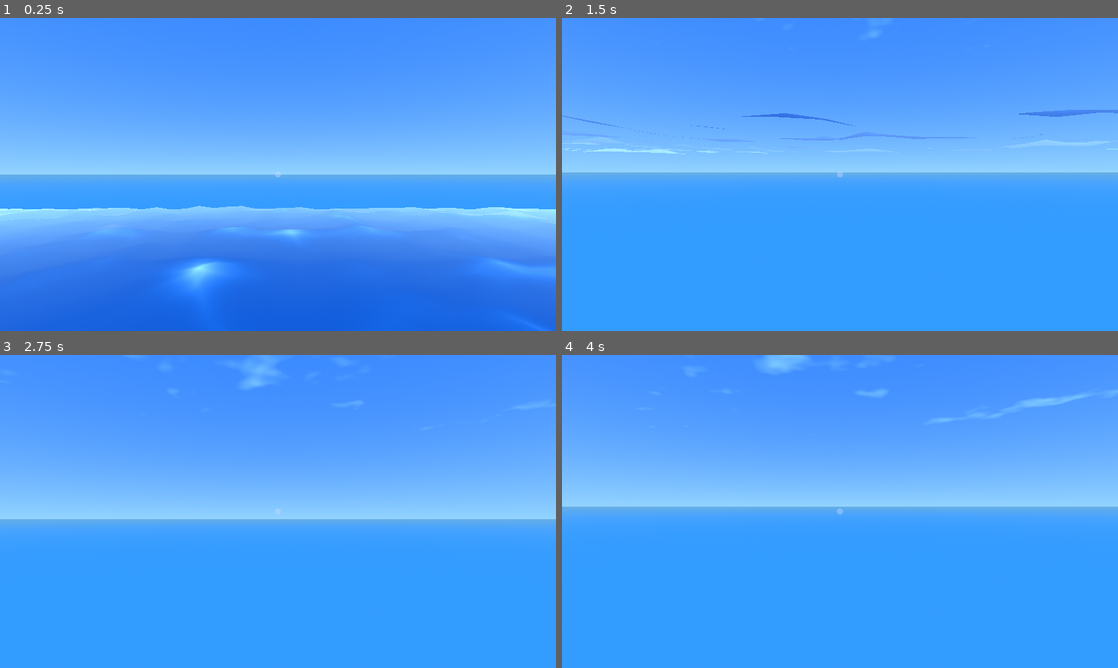
Above: before the commit, frames 1-4 (two rows, left to right).
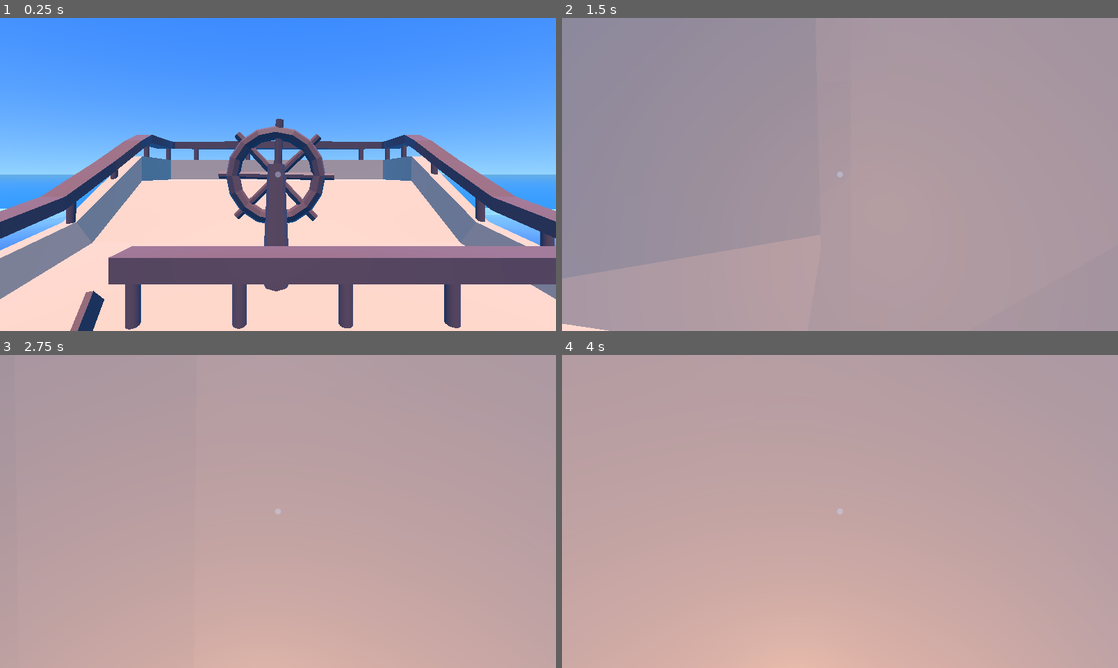
Above: after the commit, the same moments.

Repository: K0MaR1K/FishingForStorm
Game: Godot game, scene res://scenes/test_scene.tscn
The game is run twice, just before and just after one commit, with the same random seed, the same clock (stepped at 60 frames per second) and the same inputs.
Inputs (mouse positions are in pixels of both pictures, inside the frame that each line leads up to):
- Up to frame 1 (0.25 s): no input
- Up to frame 2 (1.5 s): move the mouse to (867, 174) at 0.52 s; hold Right mouse button (interact2) 0.53-1.28 s; hold W (forward) from 0.53 s (still down); tap Space (jump) at 0.77 s; move the mouse to (812, 174) at 1.27 s; tap Ctrl (crouch) at 1.35 s
- Up to frame 3 (2.75 s): keep holding W (forward); tap Space (jump) at 1.52 s; right-click (250, 511) at 1.55 s; move the mouse to (289, 505) at 2.02 s; hold Right mouse button (interact2) from 2.03 s (still down); click (289, 505) at 2.1 s
- Up to frame 4 (4 s): keep holding W (forward); tap Enter at 2.75 s; move the mouse to (834, 517) at 2.77 s; release Right mouse button (interact2) at 2.78 s; right-click (834, 517) at 2.85 s; tap Space (jump) at 3.02, 3.77 s; move the mouse to (878, 514) at 3.52 s; hold Shift (sprint) from 3.53 s (still down); right-click (878, 514) at 3.8 s

The runs differ from the first frame. In frame 1, 54% of the frame differs, in the area x 0-100%, y 32-100%; in frame 2, 100%, in the area x 0-100%, y 0-100%; in frame 3, 100%; in frame 4, 100%.

Commit message:
fishing prototype

Diff:
--- a/scenes/Items/fishing_rod.tscn
+++ /dev/null
@@ -1,21 +0,0 @@
-[gd_scene load_steps=4 format=3 uid="uid://demx5gqnqtepr"]
-
-[ext_resource type="Script" path="res://scripts/Items/fishing_rod.gd" id="1_6iibc"]
-
-[sub_resource type="BoxShape3D" id="BoxShape3D_t4nu6"]
-
-[sub_resource type="CylinderMesh" id="CylinderMesh_xvon1"]
-top_radius = 0.2
-bottom_radius = 0.2
-height = 0.2
-
-[node name="fishing_rod" type="RigidBody3D"]
-collision_layer = 4
-collision_mask = 2
-script = ExtResource("1_6iibc")
-
-[node name="CollisionShape3D" type="CollisionShape3D" parent="."]
-shape = SubResource("BoxShape3D_t4nu6")
-
-[node name="MeshInstance3D" type="MeshInstance3D" parent="."]
-mesh = SubResource("CylinderMesh_xvon1")
--- /dev/null
+++ b/scenes/Tasks/fishing_task.tscn
@@ -0,0 +1,24 @@
+[gd_scene load_steps=4 format=3 uid="uid://dwq07dt6pmxma"]
+
+[ext_resource type="Script" path="res://scripts/Tasks/fishing_task.gd" id="1_nfejs"]
+[ext_resource type="PackedScene" uid="uid://dv4i70fuovtpb" path="res://assets/models/items/FishignRod.glb" id="2_nhxc6"]
+
+[sub_resource type="BoxShape3D" id="BoxShape3D_351xk"]
+size = Vector3(2.86456, 1, 1.79443)
+
+[node name="Task" type="Area3D"]
+collision_layer = 8
+script = ExtResource("1_nfejs")
+
+[node name="FishignRod" parent="." instance=ExtResource("2_nhxc6")]
+transform = Transform3D(-4.37114e-08, 0, -1, 0, 1, 0, 1, 0, -4.37114e-08, 0, 0, 0)
+
+[node name="CollisionShape3D" type="CollisionShape3D" parent="."]
+transform = Transform3D(1, 0, 0, 0, 1, 0, 0, 0, 1, -0.683624, 1.05298, -0.0549316)
+shape = SubResource("BoxShape3D_351xk")
+
+[node name="fish_timer" type="Timer" parent="."]
+
+[connection signal="body_entered" from="." to="." method="_on_body_entered"]
+[connection signal="body_exited" from="." to="." method="_on_body_exited"]
+[connection signal="timeout" from="fish_timer" to="." method="_on_fish_timer_timeout"]
--- a/scenes/ship.tscn
+++ b/scenes/ship.tscn
@@ -1,35 +1,74 @@
-[gd_scene load_steps=5 format=3 uid="uid://ik6isrf6c2jt"]
+[gd_scene load_steps=9 format=3 uid="uid://ik6isrf6c2jt"]
 
-[ext_resource type="PackedScene" uid="uid://w74exyjxo67u" path="res://assets/models/items/ShipCollision.glb" id="1_7lohx"]
+[ext_resource type="PackedScene" uid="uid://cmrk4kipf4ety" path="res://assets/models/items/Ship2.glb" id="1_l4hqr"]
 [ext_resource type="Script" path="res://scripts/ship.gd" id="2_0o2k5"]
 [ext_resource type="PackedScene" uid="uid://cy0cnc8uccist" path="res://scenes/Tasks/repair_task.tscn" id="2_2oxk1"]
+[ext_resource type="Material" path="res://assets/textures/water.tres" id="4_6m6rm"]
+[ext_resource type="PackedScene" uid="uid://c0moaioc8dy8s" path="res://scenes/Tasks/bucket_task.tscn" id="5_3byml"]
 
-[sub_resource type="BoxShape3D" id="BoxShape3D_rypsd"]
-size = Vector3(2.07593, 0.383789, 3.80269)
+[sub_resource type="BoxShape3D" id="BoxShape3D_piq1m"]
+size = Vector3(1.5, 4.81273, 0.230859)
 
-[node name="Ship" instance=ExtResource("1_7lohx")]
+[sub_resource type="BoxShape3D" id="BoxShape3D_dyrlc"]
+size = Vector3(1.5, 3.11551, 0.2)
+
+[sub_resource type="BoxMesh" id="BoxMesh_jadsu"]
+material = ExtResource("4_6m6rm")
+size = Vector3(9.11, -0.565, 12.125)
+
+[node name="Ship" instance=ExtResource("1_l4hqr")]
 script = ExtResource("2_0o2k5")
 
 [node name="collision" parent="." index="1"]
 collision_layer = 2
 collision_mask = 5
 
-[node name="RepairTasks" type="Node3D" parent="." index="2"]
+[node name="StairColliders" type="Node3D" parent="." index="2"]
+transform = Transform3D(1, -7.10543e-15, -7.10543e-15, 0, 1, 0, -4.30333e-22, 0, 1, 9.31323e-10, 0, -5.03451e-17)
+
+[node name="StaticBody3D" type="StaticBody3D" parent="StairColliders" index="0"]
+transform = Transform3D(1, 0, 0, 0, 0.734251, 0.678878, 0, -0.678878, 0.734251, -3.20341, -2.98067, -2.07536)
+collision_layer = 2
+collision_mask = 5
+
+[node name="CollisionShape3D" type="CollisionShape3D" parent="StairColliders/StaticBody3D" index="0"]
+transform = Transform3D(1, 0, 0, 0, 1, 0, 0, 0, 1, 0, 0.0789809, -0.124574)
+shape = SubResource("BoxShape3D_piq1m")
+
+[node name="StaticBody3D2" type="StaticBody3D" parent="StairColliders" index="1"]
+transform = Transform3D(-1, 5.93986e-08, -6.41447e-08, -1.32432e-08, 0.622337, 0.782749, 8.64139e-08, 0.782749, -0.622337, -3.49101, -3.08701, 6.38875)
+collision_layer = 2
+collision_mask = 5
+
+[node name="CollisionShape3D" type="CollisionShape3D" parent="StairColliders/StaticBody3D2" index="0"]
+transform = Transform3D(1, -7.44713e-10, -6.83031e-10, 7.38254e-10, 0.999936, -0.0115714, 6.91589e-10, 0.0115726, 0.999933, 0, -0.0139308, 0.0211959)
+shape = SubResource("BoxShape3D_dyrlc")
+
+[node name="StaticBody3D3" type="StaticBody3D" parent="StairColliders" index="2"]
+transform = Transform3D(-1, 5.93986e-08, -6.41447e-08, -1.32432e-08, 0.622337, 0.782749, 8.64139e-08, 0.782749, -0.622337, 2.85913, -3.08701, 6.38875)
+collision_layer = 2
+collision_mask = 5
+
+[node name="CollisionShape3D" type="CollisionShape3D" parent="StairColliders/StaticBody3D3" index="0"]
+transform = Transform3D(1, -7.44713e-10, -6.83031e-10, 7.38254e-10, 0.999936, -0.0115714, 6.91589e-10, 0.0115726, 0.999933, 0, -0.0139308, 0.0211959)
+shape = SubResource("BoxShape3D_dyrlc")
+
+[node name="RepairTasks" type="Node3D" parent="." index="3"]
 
 [node name="RepairTask" parent="RepairTasks" index="0" instance=ExtResource("2_2oxk1")]
 transform = Transform3D(1, 0, 0, 0, 1, 0, 0, 0, 1, 0, -4.1853, -0.58553)
 
 [node name="RepairTask4" parent="RepairTasks" index="1" instance=ExtResource("2_2oxk1")]
-transform = Transform3D(1, 0, 0, 0, 1, 0, 0, 0, 1, -1.27865, -4.05007, -2.42625)
+transform = Transform3D(1, 0, 0, 0, 0.998652, -0.0519002, 0, 0.0519002, 0.998652, -1.27865, -4.07294, -2.42625)
 
 [node name="RepairTask5" parent="RepairTasks" index="2" instance=ExtResource("2_2oxk1")]
-transform = Transform3D(1, 0, 0, 0, -0.0023911, -0.999997, 0, 0.999997, -0.0023911, -1.27865, -3.17485, -3.87444)
+transform = Transform3D(1, 0, 0, 0, -0.063017, -0.998012, 0, 0.998012, -0.063017, -1.27865, -3.17485, -3.88678)
 
 [node name="RepairTask6" parent="RepairTasks" index="3" instance=ExtResource("2_2oxk1")]
-transform = Transform3D(1, 0, 0, 0, -4.37114e-08, -1, 0, 1, -4.37114e-08, 0.440101, -2.81703, -3.73834)
+transform = Transform3D(0.99998, -0.00637041, 2.78459e-10, 0, -4.37114e-08, -1, 0.00637041, 0.99998, -4.37105e-08, 0.440101, -2.81703, -3.79564)
 
 [node name="RepairTask7" parent="RepairTasks" index="4" instance=ExtResource("2_2oxk1")]
-transform = Transform3D(1, 0, 0, 0, -4.37114e-08, -1, 0, 1, -4.37114e-08, 2.83678, -3.63852, -3.73834)
+transform = Transform3D(0.997368, -0.0725071, 3.16939e-09, 0, -4.37114e-08, -1, 0.0725071, 0.997368, -4.35963e-08, 2.83678, -3.63852, -3.7852)
 
 [node name="RepairTask2" parent="RepairTasks" index="5" instance=ExtResource("2_2oxk1")]
 transform = Transform3D(1, 0, 0, 0, 1, 0, 0, 0, 1, 2.0909, -4.14089, 0.639555)
@@ -71,12 +110,18 @@
 transform = Transform3D(1, 0, 0, 0, -4.37114e-08, 1, 0, -1, -4.37114e-08, -1.11341, -2.86224, 7.51519)
 
 [node name="RepairTask3" parent="RepairTasks" index="18" instance=ExtResource("2_2oxk1")]
-transform = Transform3D(1, 0, 0, 0, 1, 0, 0, 0, 1, 1.40819, -4.10926, -1.49116)
+transform = Transform3D(1, 0, 0, 0, 1, 0, 0, 0, 1, 1.40819, -4.12943, -1.49116)
 
-[node name="StaticBody3D" type="StaticBody3D" parent="." index="3"]
-collision_layer = 2
-collision_mask = 5
+[node name="RepairTimer" type="Timer" parent="." index="4"]
+wait_time = 15.0
+autostart = true
 
-[node name="CollisionShape3D" type="CollisionShape3D" parent="StaticBody3D" index="0"]
-transform = Transform3D(1, 0, 0, 0, 0.79038, 0.612617, 0, -0.612617, 0.79038, 0.355873, -3.23292, 6.40594)
-shape = SubResource("BoxShape3D_rypsd")
+[node name="MeshInstance3D" type="MeshInstance3D" parent="." index="5"]
+transform = Transform3D(1, 0, 0, 0, 1, 0, 0, 0, 1, 0, -3.92926, 1.80947)
+mesh = SubResource("BoxMesh_jadsu")
+metadata/_edit_lock_ = true
+
+[node name="BucketTask" parent="." index="6" instance=ExtResource("5_3byml")]
+transform = Transform3D(1, 0, 0, 0, 1, 0, 0, 0, 1, 0, -3.91, 1.8)
+
+[connection signal="timeout" from="RepairTimer" to="." method="_on_repair_timer_timeout"]
--- a/scenes/test_scene.tscn
+++ b/scenes/test_scene.tscn
@@ -1,4 +1,3 @@
-
 [gd_scene load_steps=13 format=3 uid="uid://dlb2spdov4i25"]
 
 [ext_resource type="PackedScene" uid="uid://cng3pn2mfl6t7" path="res://scenes/water.tscn" id="1_8mnwv"]
@@ -8,6 +7,7 @@
 [ext_resource type="PackedScene" uid="uid://yochq87itm7n" path="res://scenes/blink_canvas.tscn" id="6_qtd7q"]
 [ext_resource type="PackedScene" uid="uid://bqbvgwi0wt5hx" path="res://scenes/Items/bucket.tscn" id="8_qcsk1"]
 [ext_resource type="PackedScene" uid="uid://chxgbvh3j8dp3" path="res://scenes/Tasks/bucket_spill_task.tscn" id="9_5on05"]
+[ext_resource type="PackedScene" uid="uid://dwq07dt6pmxma" path="res://scenes/Tasks/fishing_task.tscn" id="10_7w7s2"]
 [ext_resource type="AudioStream" uid="uid://co1dh5xkkf5kp" path="res://assets/sounds_and_music/music.wav" id="10_8awv5"]
 [ext_resource type="PackedScene" uid="uid://ik6isrf6c2jt" path="res://scenes/ship.tscn" id="10_x831h"]
 [ext_resource type="PackedScene" uid="uid://ch4w3sksninet" path="res://scenes/Items/hammer.tscn" id="11_1mdt6"]
@@ -67,6 +67,9 @@
 [node name="BucketSpillTask8" parent="Tasks" instance=ExtResource("9_5on05")]
 transform = Transform3D(0.00399679, 0, 0.999992, 0, 1, 0, -0.999992, 0, 0.00399679, 4.55709, 2, -1.63974)
 
+[node name="FishingTask" parent="Tasks" instance=ExtResource("10_7w7s2")]
+transform = Transform3D(0.844581, -0.258189, -0.469064, 0.224808, 0.966093, -0.126988, 0.485947, 0.00180252, 0.873987, 3.682, 3.65607, 12.0324)
+
 [node name="AudioStreamPlayer" type="AudioStreamPlayer" parent="."]
 stream = ExtResource("10_8awv5")
 volume_db = -30.0
--- a/scripts/Items/fishing_rod.gd
+++ /dev/null
@@ -1,17 +0,0 @@
-extends Item
-
-var is_fishing: bool = false
-
-# Called when the node enters the scene tree for the first time.
-func _ready():
-	my_scene = preload("res://scenes/Items/fishing_rod.tscn")
-
-
-# Called every frame. 'delta' is the elapsed time since the previous frame.
-func _process(delta):
-	pass
-
-func interact(delta, task):
-	if task:
-		if task.task_name == "bucket_spill" and !is_fishing:
-			is_fishing = true;
--- /dev/null
+++ b/scripts/Tasks/fishing_task.gd
@@ -0,0 +1,24 @@
+extends "res://scripts/Tasks/task_template.gd"
+
+var starting_rotation
+
+var is_fishing: bool = false:
+	set(value):
+		is_fishing = value
+		if is_fishing:
+			rotation_degrees.z = 4.0
+			if $fish_timer.is_stopped() and !fish_caught:
+				$fish_timer.start(randf_range(2.0, 10.0))
+		else:
+			rotation_degrees.z = starting_rotation
+
+var fish_caught: bool = false;
+
+func _ready() -> void:
+	required_object = null
+	task_name = "fishing"
+	starting_rotation = rotation_degrees.z
+
+
+func _on_fish_timer_timeout():
+	fish_caught = true;
--- a/scripts/player.gd
+++ b/scripts/player.gd
@@ -141,8 +141,17 @@
 		if %Hand.get_child_count():
 			var current_object = %Hand.get_child(0)
 			for task in tasks:
-				if task.required_object == current_object.my_scene:
-					current_object.interact(delta, task)
+				if task.required_object:
+					if task.required_object == current_object.my_scene:
+						current_object.interact(delta, task)
+						break
+		else:
+			for task in tasks:
+				#this one could be useful for tasks that might not require item
+				if !task.required_object:
+					#if i write "is_fishing = !is_fishing" the rod shakes
+					#because of several input calls :(
+					task.is_fishing = true;
 					break
 
 # CHANGED
Not shown, added: scenes/Items/fis9D9E.tmp
